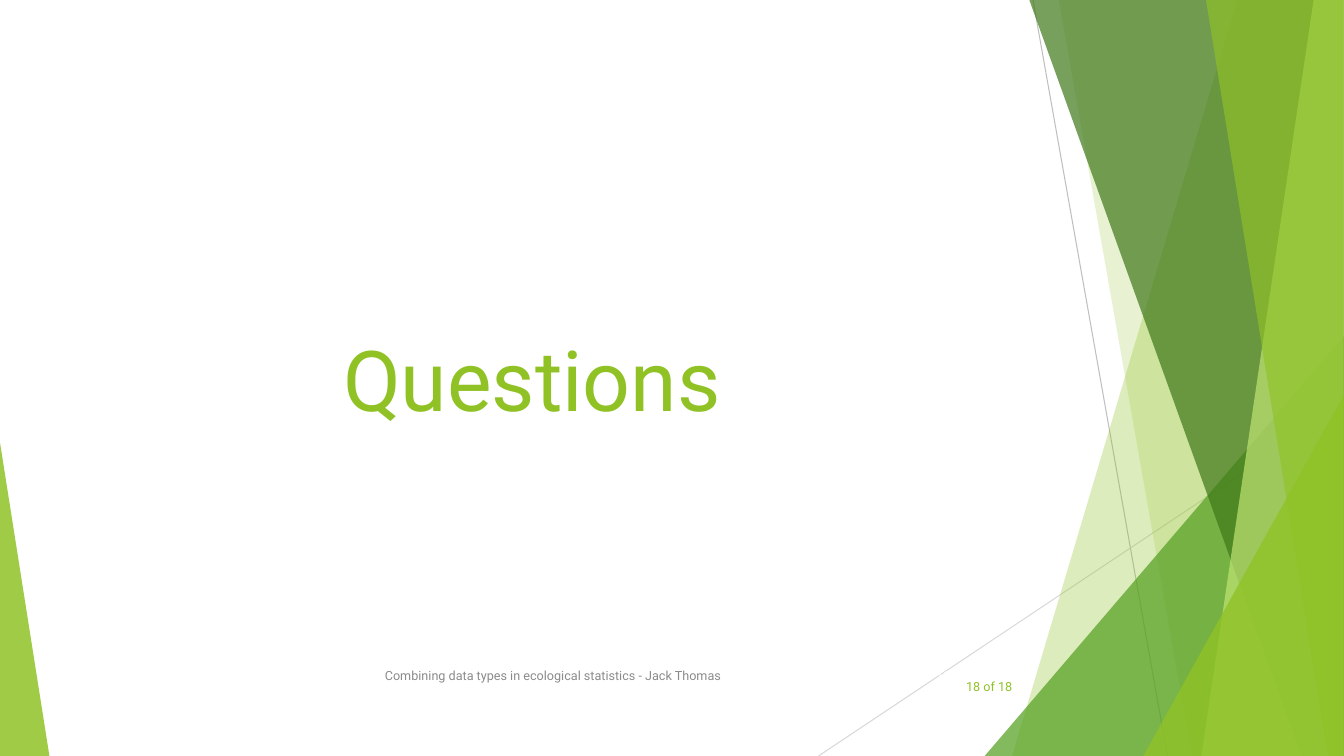
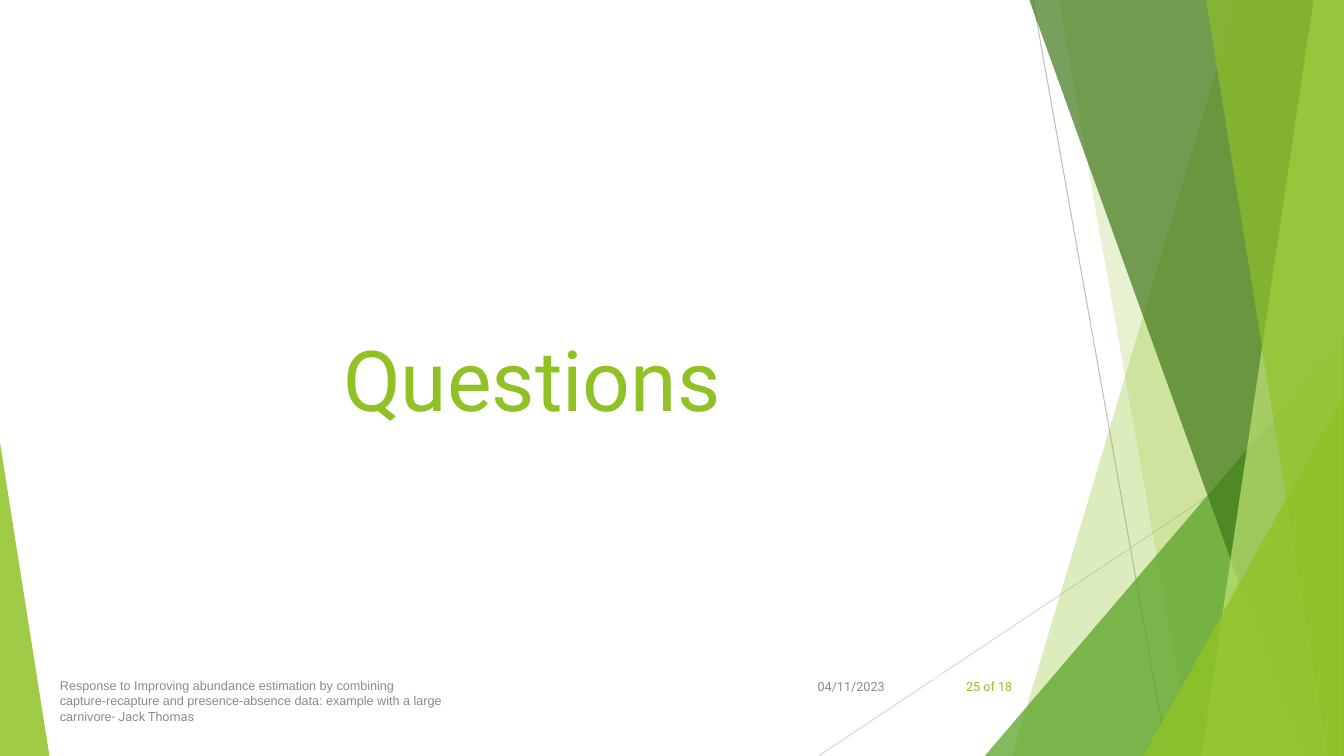
Before and after one commit to jackthomas818/masters-project, a slide deck: slide 25 of resources/OralPresentation/OralPresentationJack.pptx (slide 18 before the commit). Drawn at 1344x756 pixels with LibreOffice and Linux fonts; fonts in the diff are those of the drawing. Boxes give left, top, right and bottom in pixels: in the first picture for what was removed or moved away, otherwise in the second. Text is boxed around its words. In the diff, an @@ line names an element or a change of style, - is before the commit and + after.

```diff
--- a/resources/OralPresentation/OralPresentationJack.pptx
+++ b/resources/OralPresentation/OralPresentationJack.pptx
@@ text added at (60,681,442,721), 9 pt, text #8C8C8C @@
+Response to Improving abundance estimation by combining
+capture-recapture and presence-absence data: example with a large
+carnivore- Jack Thomas
@@ text removed at (385,670,721,683) @@
-Combining data types in ecological statistics - Jack Thomas
@@ text added at (818,682,885,692), 9 pt, text #8C8C8C @@
+04/11/2023
@@ text at (929,681,996,684): text changed @@
-11/7/2022
+04/11/2023
@@ page number at (966,681,1012,691): text changed @@
-18 of 18
+25 of 18
```
Also in this commit, not shown: 17 other slides changed, 8 slides added, 1 slide removed, 2 other files.
